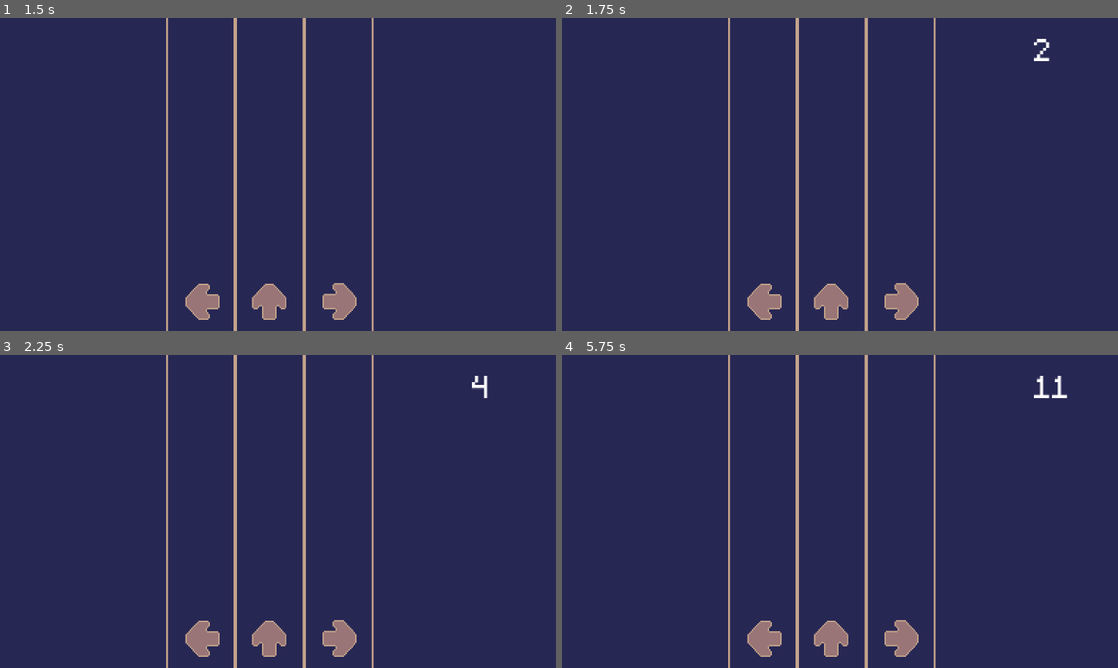
Above: before the commit, frames 1-4 (two rows, left to right).
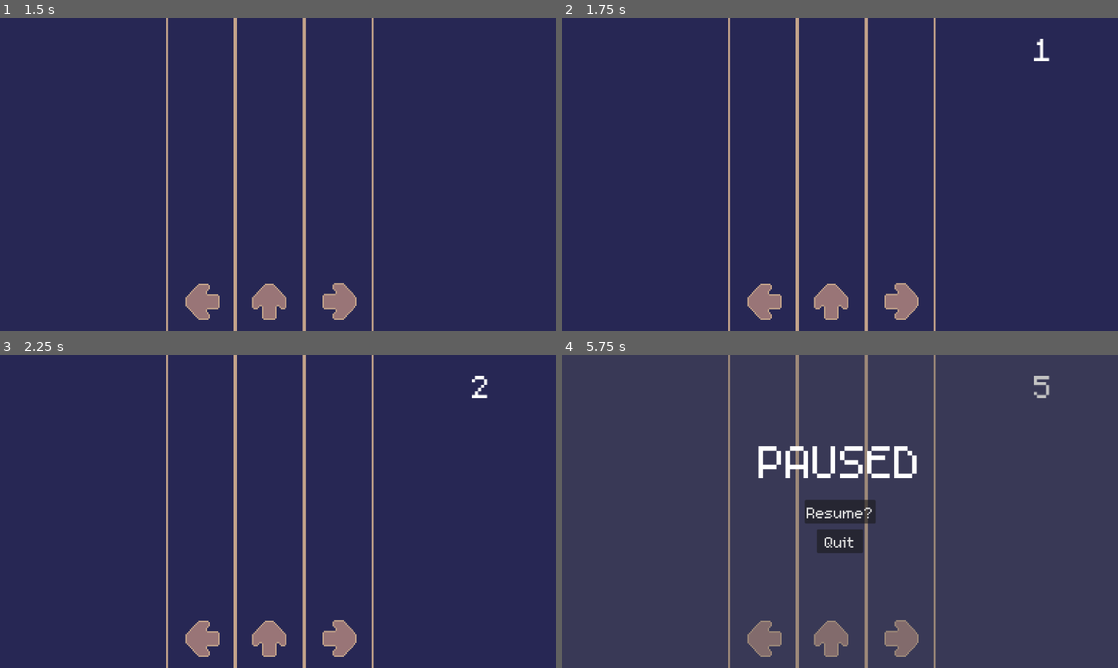
Above: after the commit, the same moments.

Repository: chengrace/rhythm-game
Game: Godot game, scene res://Scene/main_menu.tscn
Two runs of this game, one before a commit and one after it. Both use one fixed random seed, a clock stepped at 60 frames per second and the inputs below. Sound files missing from this copy of the repository are replaced by a short silence.
Inputs:
- Up to frame 1 (1.5 s): click "play" at 0.5 s; click "Lvl1" at 1.25 s
- Up to frame 2 (1.75 s): no input
- Up to frame 3 (2.25 s): tap Enter at 2 s
- Up to frame 4 (5.75 s): tap Escape (escape, bound only after the commit) at 5.65 s

Frame 1 is identical in both runs. In frame 2, less than 0.1% of the frame differs, in the area x 84-88%, y 6-13%; in frame 3, 0.1%; in frame 4, 5.0%, in the area x 29-91%, y 0-100%.

Commit message:
added pause menu and countdown but countdown affects timing of song

Diff:
--- /dev/null
+++ b/Global/pause_menu.tscn
@@ -0,0 +1,90 @@
+[gd_scene load_steps=3 format=3 uid="uid://mndlns1g3d6t"]
+
+[ext_resource type="Script" path="res://Script/pause_menu.gd" id="1_g0wvv"]
+[ext_resource type="Theme" uid="uid://b1h3lj3wljia2" path="res://theme.tres" id="2_wyrgy"]
+
+[node name="PauseMenu" type="CanvasLayer"]
+process_mode = 2
+visible = false
+script = ExtResource("1_g0wvv")
+
+[node name="ColorRect" type="ColorRect" parent="."]
+offset_left = -34.0
+offset_top = -22.0
+offset_right = 1180.0
+offset_bottom = 668.0
+color = Color(0.352941, 0.352941, 0.352941, 0.360784)
+
+[node name="Label" type="Label" parent="ColorRect"]
+layout_mode = 1
+anchors_preset = 8
+anchor_left = 0.5
+anchor_top = 0.5
+anchor_right = 0.5
+anchor_bottom = 0.5
+offset_left = -165.0
+offset_top = -168.0
+offset_right = 171.0
+offset_bottom = -49.0
+grow_horizontal = 2
+grow_vertical = 2
+theme = ExtResource("2_wyrgy")
+theme_override_font_sizes/font_size = 150
+text = "PAUSED"
+
+[node name="Resume" type="Button" parent="ColorRect"]
+layout_mode = 1
+anchors_preset = 8
+anchor_left = 0.5
+anchor_top = 0.5
+anchor_right = 0.5
+anchor_bottom = 0.5
+offset_left = -70.5
+offset_top = -23.5
+offset_right = 76.5
+offset_bottom = 25.5
+grow_horizontal = 2
+grow_vertical = 2
+theme = ExtResource("2_wyrgy")
+theme_override_font_sizes/font_size = 50
+text = "Resume?"
+icon_alignment = 1
+
+[node name="Quit" type="Button" parent="ColorRect"]
+layout_mode = 1
+anchors_preset = -1
+anchor_left = 0.5
+anchor_top = 0.5
+anchor_right = 0.5
+anchor_bottom = 0.591
+offset_left = -45.0
+offset_top = 38.0
+offset_right = 51.0
+offset_bottom = 24.21
+grow_horizontal = 2
+grow_vertical = 2
+theme = ExtResource("2_wyrgy")
+theme_override_font_sizes/font_size = 50
+text = "Quit"
+
+[node name="Timer" type="Timer" parent="."]
+one_shot = true
+
+[node name="Countdown" type="Label" parent="."]
+anchors_preset = 8
+anchor_left = 0.5
+anchor_top = 0.5
+anchor_right = 0.5
+anchor_bottom = 0.5
+offset_left = -20.0
+offset_top = -11.5
+offset_right = 20.0
+offset_bottom = 11.5
+grow_horizontal = 2
+grow_vertical = 2
+theme = ExtResource("2_wyrgy")
+theme_override_font_sizes/font_size = 100
+
+[connection signal="pressed" from="ColorRect/Resume" to="." method="_on_resume_pressed"]
+[connection signal="pressed" from="ColorRect/Quit" to="." method="_on_main_menu_pressed"]
+[connection signal="timeout" from="Timer" to="." method="_on_timer_timeout"]
--- a/Script/level_one.gd
+++ b/Script/level_one.gd
@@ -40,10 +40,8 @@
 	print("starting")
 
 func _input(event):
-	#if event.is_action("escape"):
-		#if get_tree().change_scene("res://Scenes/Menu.tscn") != OK:
-			#print ("Error changing scene to Menu")
-	pass
+	if event.is_action("escape"):
+		PauseMenu.show_pause_menu()
 
 func _on_Conductor_measure(position):
 	if position == 1:
@@ -56,11 +54,16 @@
 		_spawn_notes(spawn_4_beat)
 
 func _on_Conductor_beat(position):
-	$Beat.text = str(position)
+	$Beat.text = str(position/2)
 	song_position_in_beats = position
+	if song_position_in_beats > 12*2:
+		spawn_1_beat = 1
+		spawn_2_beat = 0
+		spawn_3_beat = 1
+		spawn_4_beat = 0
 	if song_position_in_beats > 20*2:
 		spawn_1_beat = 1
-		spawn_2_beat = 0
+		spawn_2_beat = 1
 		spawn_3_beat = 1
 		spawn_4_beat = 0
 	if song_position_in_beats > 50*2:
--- /dev/null
+++ b/Script/pause_menu.gd
@@ -0,0 +1,35 @@
+## pause_menu.gd
+extends CanvasLayer
+
+@export var countdown_time = 3
+
+var countdown
+
+func show_pause_menu():
+	visible = true
+	$ColorRect.visible = true
+	$Countdown.text = ""
+	get_tree().paused = true
+
+func hide_pause_menu():
+	visible = false
+	get_tree().paused = false
+
+func _on_resume_pressed():
+	$ColorRect.visible = false
+	$Timer.start()
+	countdown = countdown_time
+	$Countdown.text = str(countdown)
+
+func _on_main_menu_pressed():
+	get_tree().paused = false
+	self.visible = false
+	get_tree().change_scene_to_file("res://Scene/levels_menu.tscn")
+
+func _on_timer_timeout():
+	if countdown == 0:
+		hide_pause_menu()
+	else:
+		countdown -= 1
+		$Countdown.text = str(countdown)
+		$Timer.start()
--- a/project.godot
+++ b/project.godot
@@ -13,6 +13,10 @@
 config/name="Rhythm-game"
 run/main_scene="res://Scene/main_menu.tscn"
 config/features=PackedStringArray("4.2", "GL Compatibility")
+
+[autoload]
+
+PauseMenu="*res://Global/pause_menu.tscn"
 
 [display]
 
@@ -35,6 +39,11 @@
 "events": [Object(InputEventKey,"resource_local_to_scene":false,"resource_name":"","device":-1,"window_id":0,"alt_press …(182 unchanged characters)…
 ]
 }
+escape={
+"deadzone": 0.5,
+"events": [Object(InputEventKey,"resource_local_to_scene":false,"resource_name":"","device":-1,"window_id":0,"alt_pressed":false,"shift_pressed":false,"ctrl_pressed":false,"meta_pressed":false,"pressed":false,"keycode":0,"physical_keycode":4194305,"key_label":0,"unicode":0,"echo":false,"script":null)
+]
+}
 
 [rendering]
 
Not shown, changed: .DS_Store
